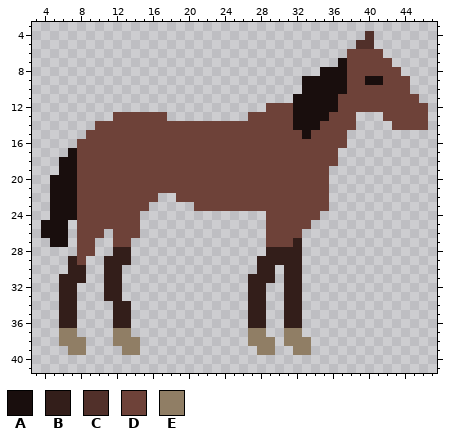
One commit to this pixel-art sprite: HorsesAndGun/Content/Horse/horse-stand3.png. The picture above was drawn from the file before the commit.
The file is 50x50 pixels. Shown: x 3..47, y 3..41.
Palette (. is transparent): A #190e0d  B #331e1a  C #51302a  D #6e4239  E #907e65
The result:
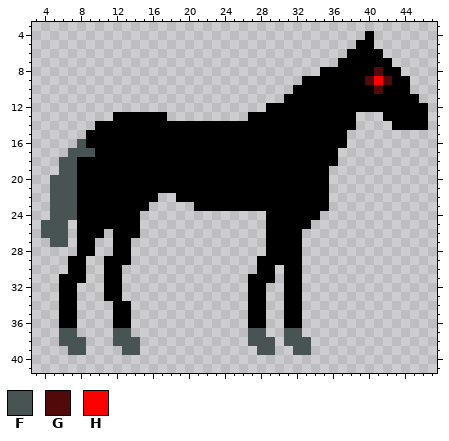
Colours new in this view: F #485454  G #510909  H #ff0000
Change:
{"colour":"D","old":"#6e4239","new":"#000000"}
{"y":4,"x":40,"old":"C","new":"D"}
{"y":5,"x":39,"old":"CC","new":"DD"}
{"y":7,"x":37,"old":"A","new":"D"}
{"y":8,"x":35,"old":"AAA","new":"DDD"}
{"y":8,"x":41,"old":"D","new":"G"}
{"y":9,"x":33,"old":"AAAAA","new":"DDDDD"}
{"y":9,"x":40,"old":"AAD","new":"GHG"}
{"y":10,"x":32,"old":".AAAAA","new":"DDDDDD"}
{"y":10,"x":41,"old":"D","new":"G"}
{"y":11,"x":31,"old":".AAAAA","new":"DDDDDD"}
{"y":12,"x":32,"old":"AAAAA","new":"DDDDD"}
{"y":13,"x":32,"old":"AAAA","new":"DDDD"}
{"y":14,"x":32,"old":"AAA","new":"DDD"}
{"y":15,"x":33,"old":"A","new":"D"}
{"y":16,"x":8,"old":"D","new":"F"}
{"y":17,"x":7,"old":"ADD","new":"FFF"}
{"y":18,"x":6,"old":"AA","new":"FF"}
{"y":19,"x":6,"old":"AA","new":"FF"}
{"y":20,"x":5,"old":"AAA","new":"FFF"}
{"y":21,"x":5,"old":"AAA","new":"FFF"}
{"y":22,"x":5,"old":"AAA","new":"FFF"}
{"y":23,"x":5,"old":"AAA","new":"FFF"}
{"y":24,"x":5,"old":"AAA","new":"FFF"}
{"y":25,"x":4,"old":"AAA","new":"FFF"}
{"y":26,"x":4,"old":"AAA","new":"FFF"}
{"y":27,"x":5,"old":"AA","new":"FF"}
{"y":27,"x":32,"old":"B","new":"D"}
{"y":28,"x":12,"old":"BB","new":"DD"}
{"y":28,"x":29,"old":"BBBB","new":"DDDD"}
{"y":29,"x":7,"old":"B","new":"D"}
{"y":29,"x":11,"old":"BBB","new":"DDD"}
{"y":29,"x":28,"old":"BBBBB","new":"DDDDD"}
{"y":30,"x":7,"old":"BB","new":"DD"}
{"y":30,"x":11,"old":"BB","new":"DD"}
{"y":30,"x":28,"old":"BB","new":"DD"}
{"y":30,"x":31,"old":"BB","new":"DD"}
{"y":31,"x":6,"old":"BBB","new":"DDD"}
{"y":31,"x":11,"old":"BB","new":"DD"}
{"y":31,"x":27,"old":"BBB","new":"DDD"}
{"y":31,"x":31,"old":"BB","new":"DD"}
{"y":32,"x":6,"old":"BB","new":"DD"}
{"y":32,"x":11,"old":"BB","new":"DD"}
{"y":32,"x":27,"old":"BB","new":"DD"}
{"y":32,"x":31,"old":"BB","new":"DD"}
{"y":33,"x":6,"old":"BB","new":"DD"}
{"y":33,"x":11,"old":"BB","new":"DD"}
{"y":33,"x":27,"old":"BB","new":"DD"}
{"y":33,"x":31,"old":"BB","new":"DD"}
{"y":34,"x":6,"old":"BB","new":"DD"}
{"y":34,"x":12,"old":"BB","new":"DD"}
{"y":34,"x":27,"old":"BB","new":"DD"}
{"y":34,"x":31,"old":"BB","new":"DD"}
{"y":35,"x":6,"old":"BB","new":"DD"}
{"y":35,"x":12,"old":"BB","new":"DD"}
{"y":35,"x":27,"old":"BB","new":"DD"}
{"y":35,"x":31,"old":"BB","new":"DD"}
{"y":36,"x":6,"old":"BB","new":"DD"}
{"y":36,"x":12,"old":"BB","new":"DD"}
{"y":36,"x":27,"old":"BB","new":"DD"}
{"y":36,"x":31,"old":"BB","new":"DD"}
{"y":37,"x":6,"old":"EE","new":"FF"}
{"y":37,"x":12,"old":"EE","new":"FF"}
{"y":37,"x":27,"old":"EE","new":"FF"}
{"y":37,"x":31,"old":"EE","new":"FF"}
{"y":38,"x":6,"old":"EEE","new":"FFF"}
{"y":38,"x":12,"old":"EEE","new":"FFF"}
{"y":38,"x":27,"old":"EEE","new":"FFF"}
{"y":38,"x":31,"old":"EEE","new":"FFF"}
{"y":39,"x":7,"old":"EE","new":"FF"}
{"y":39,"x":13,"old":"EE","new":"FF"}
{"y":39,"x":28,"old":"EE","new":"FF"}
{"y":39,"x":32,"old":"EE","new":"FF"}
{"label":"changed","picture_box":[41,31,428,355]}
